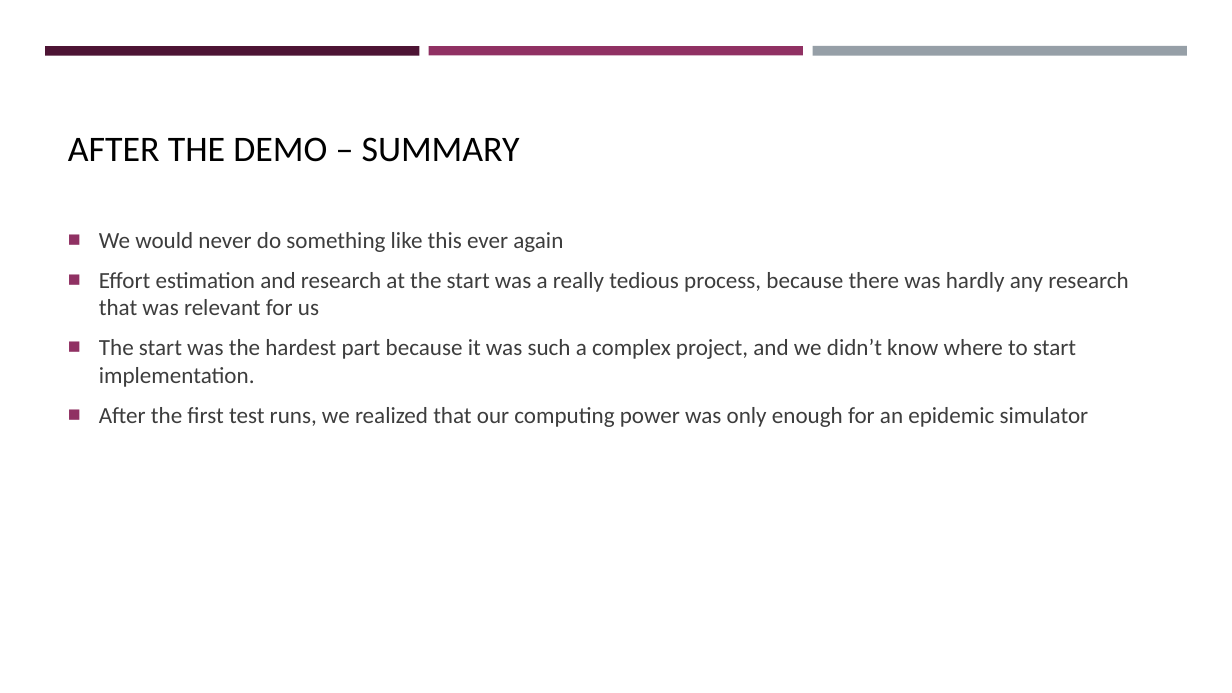
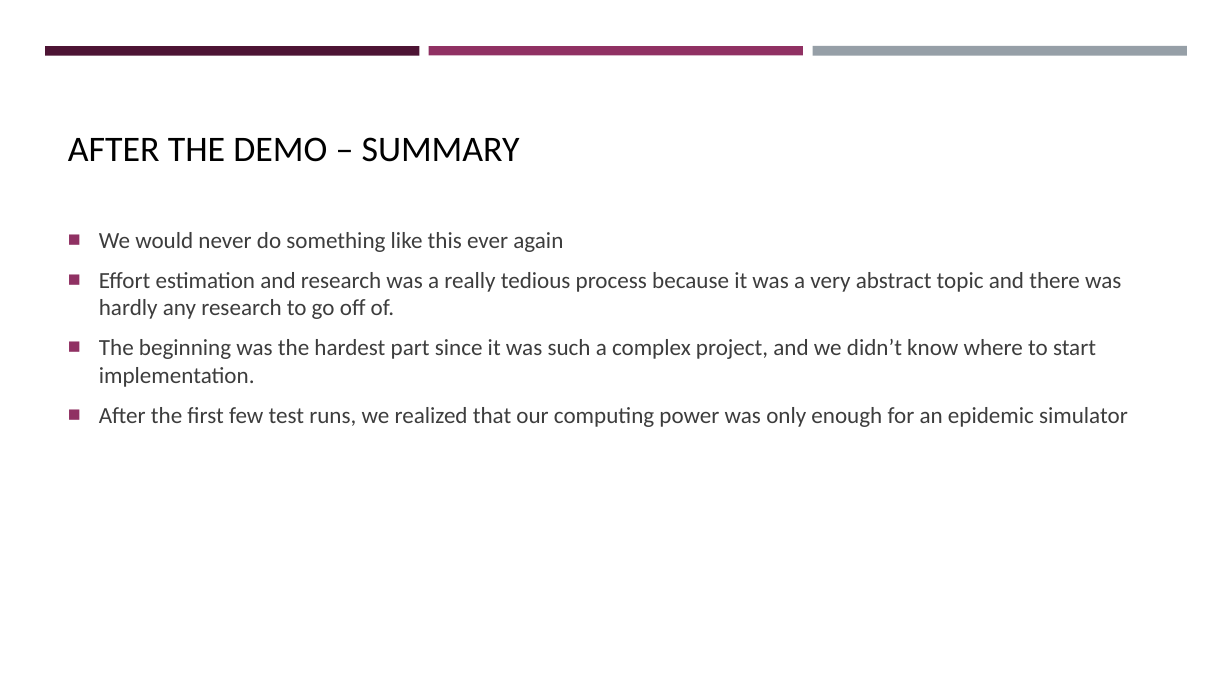
Before and after one commit to Dominik-Ortbauer/if.05.61_01-project-repository, a slide deck: slide 5 of 01_ProjectPlanning/Pandemic_Simulator.pptx. Drawn at 1232x693 pixels with LibreOffice and Linux fonts; fonts in the diff are those of the drawing; background and template pictures are left out. Boxes give left, top, right and bottom in pixels: in the first picture for what was removed or moved away, otherwise in the second. Text is boxed around its words. In the diff, an @@ line names an element or a change of style, - is before the commit and + after.

Commit message:
updated power point

```diff
--- a/01_ProjectPlanning/Pandemic_Simulator.pptx
+++ b/01_ProjectPlanning/Pandemic_Simulator.pptx
@@ text at (99, 272, 1128, 427): text changed @@
-■ Effort estimation and research at the start was a really tedious process, because there was hardly any research that was relevant for us
-■ The start was the hardest part because it was such a complex project, and we didn’t know where to start implementation.
-■ After the first test runs, we realized that our computing power was only enough for an epidemic simulator
+■ Effort estimation and research was a really tedious process because it was a very abstract topic and there was hardly any research to go off of.
+■ The beginning was the hardest part since it was such a complex project, and we didn’t know where to start implementation.
+■ After the first few test runs, we realized that our computing power was only enough for an epidemic simulator
```
Also in this commit, not shown: 2 other slides changed.
